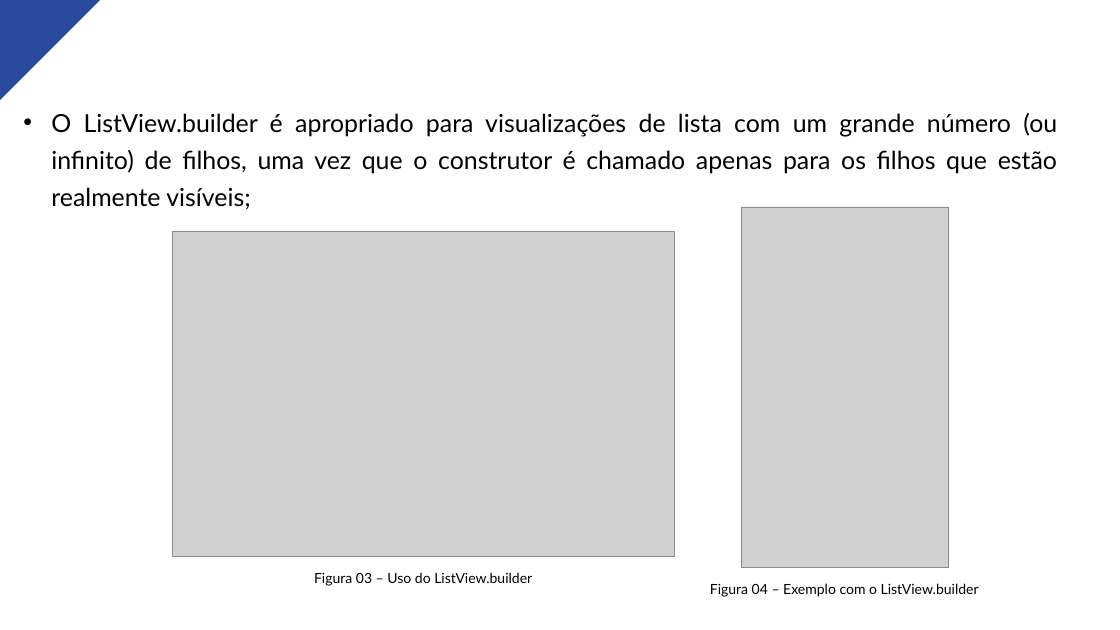
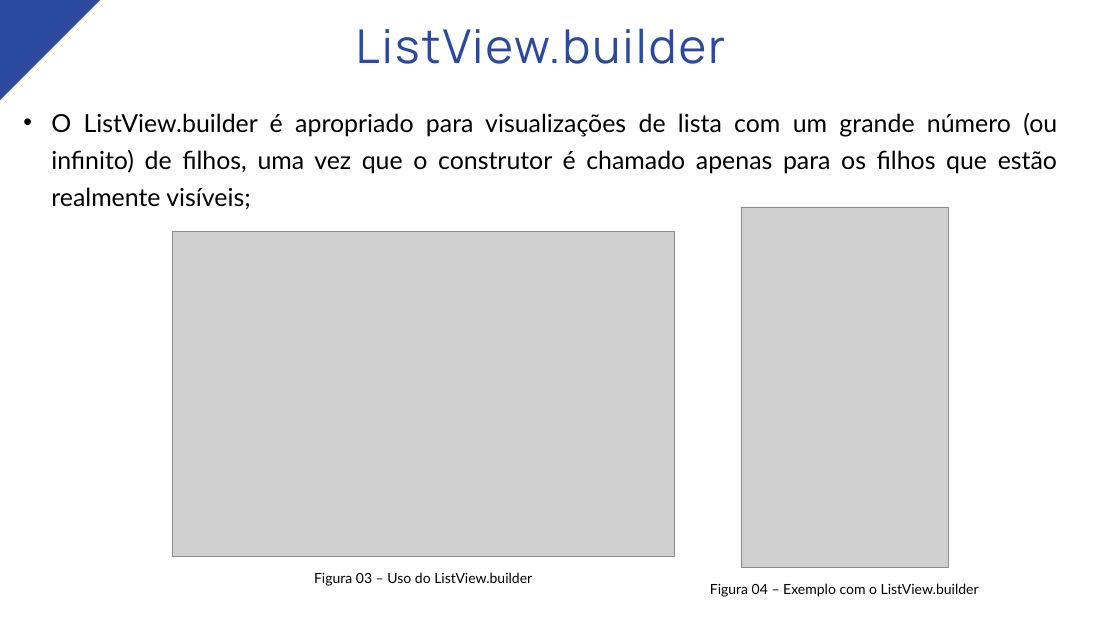
Before and after one commit to nataliascosta/Flutter, a slide deck: slide 4 of Módulo 09 - DataGrids/Módulo IX - DataGrids.pptx. Drawn at 1120x630 pixels with LibreOffice and Linux fonts; fonts in the diff are those of the drawing; grey boxes stand for pictures. Boxes give left, top, right and bottom in pixels: in the first picture for what was removed or moved away, otherwise in the second. Text is boxed around its words. In the diff, an @@ line names an element or a change of style, - is before the commit and + after.

```diff
--- a/Módulo 09 - DataGrids/Módulo IX - DataGrids.pptx
+++ b/Módulo 09 - DataGrids/Módulo IX - DataGrids.pptx
@@ text added at (356, 28, 725, 64), 60 pt, text #2B4A9D @@
+ListView.builder
```
Also in this commit, not shown: 3 other slides changed, 2 slides added, 2 slides removed, 1 other file.
